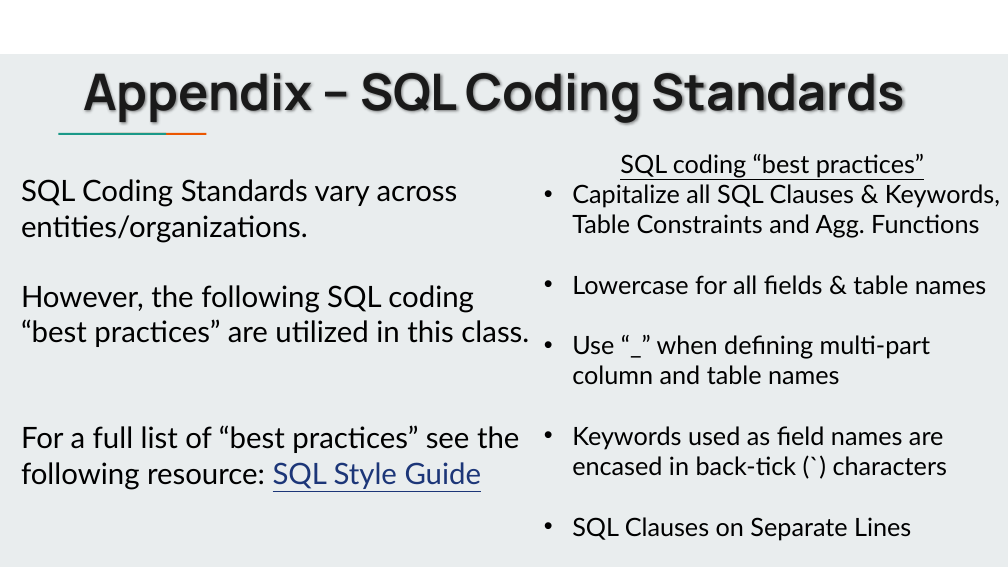
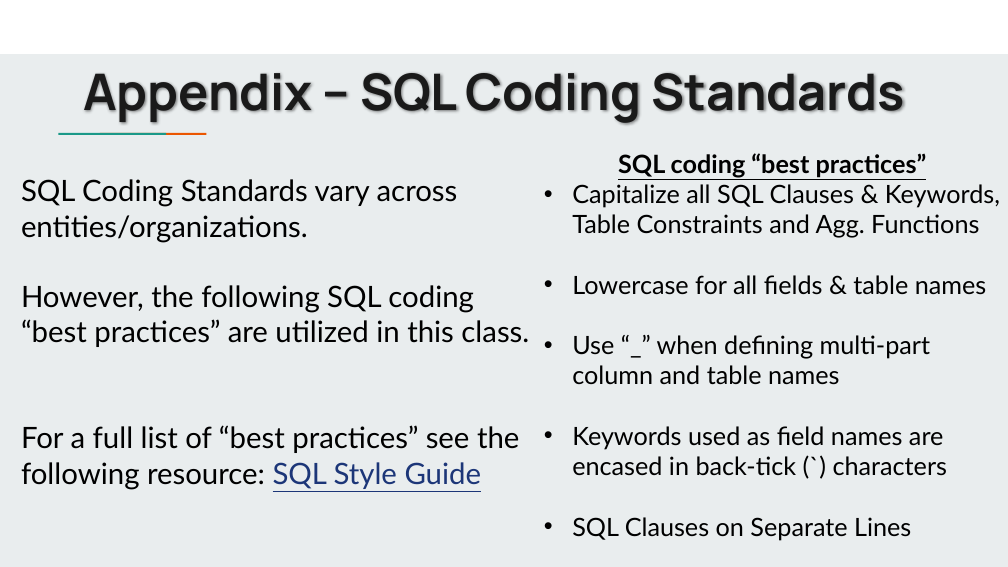
Before and after one commit to jbergmann56/OSDA-DataManipulationAndManagement, a slide deck: slide 17 of Lectures/(1) Data Manipulation - Basics.pptx. Drawn at 1008x567 pixels with LibreOffice and Linux fonts; fonts in the diff are those of the drawing. Boxes give left, top, right and bottom in pixels: in the first picture for what was removed or moved away, otherwise in the second. Text is boxed around its words. In the diff, an @@ line names an element or a change of style, - is before the commit and + after.

```diff
--- a/Lectures/(1) Data Manipulation - Basics.pptx
+++ b/Lectures/(1) Data Manipulation - Basics.pptx
@@ text at (618, 153, 927, 177): bold on in "SQL coding “best practices”" @@
```
Also in this commit, not shown: 2 other slides changed, 1 other file.
